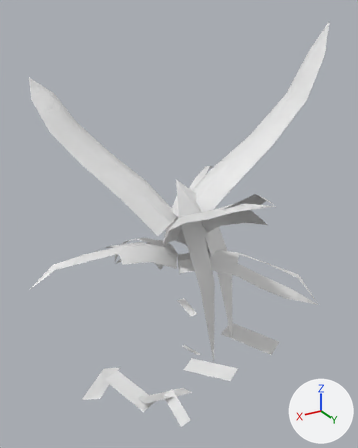
An edit to the OBJ model game/assets/models/plants/SM_Plant_HeliconiaClump_Leaf_LOD1.obj, drawn before and after from the same camera.
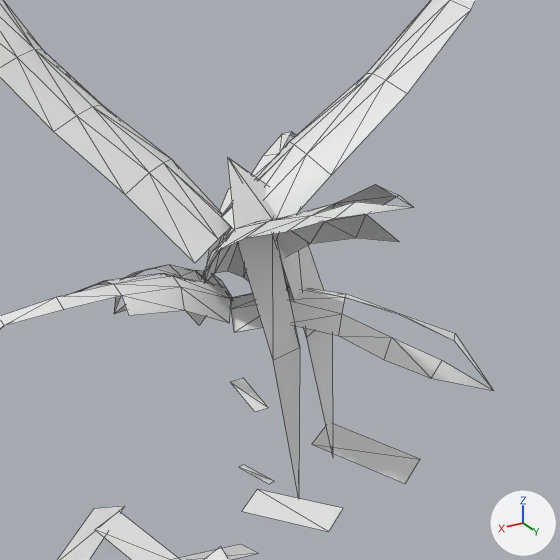
Old and new are each drawn whole from a camera (50 mm lens) standing at (2.13, 3.61, 3.22) and looking at (0.03, 0.1, 1.47) and again close up on the part from 15% to 99% of the width and 21% to 88% of the height. Lighting does not change. The marker at lower right points along +X, +Y and +Z. The first two pictures are the older version. The close-ups show mesh edges as thin lines. Where no turn or scale is listed for an object, it has been applied to the vertices. Vertices at exactly the same position are counted once.

Objects in the first close-up: 'SM_Plant_HeliconiaClump_Leaf_LOD1'.
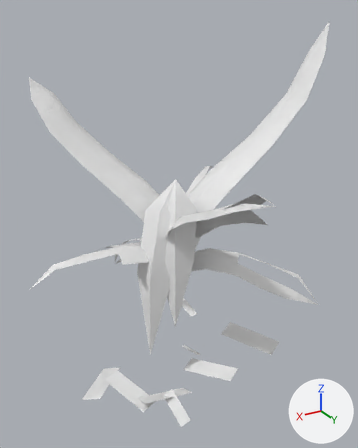
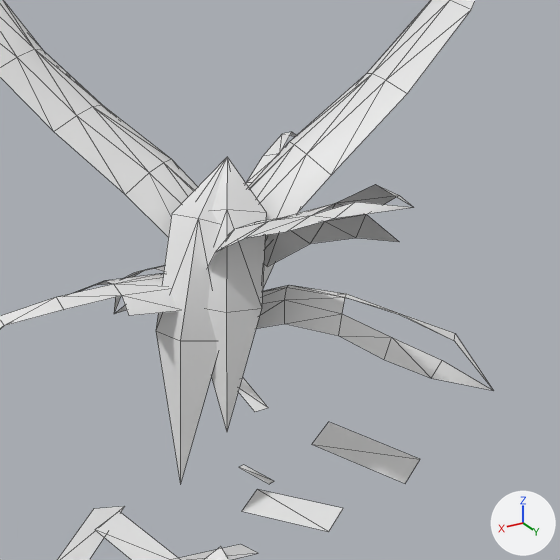
Where the change shows, as pixel boxes [x1, y1, x2, y2] in the close-ups (560 x 560 px; the box of a moved part takes in the faces that stretch with it):
part 1 of me_sm_plant_heliconiaclump_leaf_lod1, moved or reshaped: before [228, 157, 333, 498]; after [156, 157, 266, 484]

Diff of the bpy script that builds the scene:
```diff
--- a/game/assets/models/plants/SM_Plant_HeliconiaClump_Leaf_LOD1.obj.py
+++ b/game/assets/models/plants/SM_Plant_HeliconiaClump_Leaf_LOD1.obj.py
@@ me_sm_plant_heliconiaclump_leaf_lod1 @@
 me_sm_plant_heliconiaclump_leaf_lod1.from_pydata(...)  # 219 vertices, 234 faces; spans x -1.4..1.37, y -1.33..1.5, z -0.04..3.15
 # used by ob_sm_plant_heliconiaclump_leaf_lod1; location = (0.0, 0.0, 0.0)
-me_sm_plant_heliconiaclump_leaf_lod1.vertices[205].co = (0.12, 0.26, 1.58)
-me_sm_plant_heliconiaclump_leaf_lod1.vertices[206].co = (-0.1, 0.25, 1.61)  # pixel (272, 219)
-me_sm_plant_heliconiaclump_leaf_lod1.vertices[207].co = (-0.24, 0.06, 1.55)
-me_sm_plant_heliconiaclump_leaf_lod1.vertices[208].co = (0.02, 0.44, 0.97)  # pixel (272, 360)
-me_sm_plant_heliconiaclump_leaf_lod1.vertices[209].co = (-0.16, 0.41, 0.98)  # pixel (299, 347)
-me_sm_plant_heliconiaclump_leaf_lod1.vertices[210].co = (-0.27, 0.21, 0.96)  # pixel (294, 328)
-me_sm_plant_heliconiaclump_leaf_lod1.vertices[211].co = (-0.17, 0.44, 0.06)
-me_sm_plant_heliconiaclump_leaf_lod1.vertices[212].co = (-0.08, 0.27, 1.54)  # pixel (272, 234)
-me_sm_plant_heliconiaclump_leaf_lod1.vertices[213].co = (-0.29, 0.15, 1.61)
-me_sm_plant_heliconiaclump_leaf_lod1.vertices[214].co = (-0.33, -0.06, 1.58)
-me_sm_plant_heliconiaclump_leaf_lod1.vertices[215].co = (-0.26, 0.33, 0.96)  # pixel (306, 337)
-me_sm_plant_heliconiaclump_leaf_lod1.vertices[216].co = (-0.48, 0.25, 0.99)
-me_sm_plant_heliconiaclump_leaf_lod1.vertices[217].co = (-0.54, 0.09, 0.99)
-me_sm_plant_heliconiaclump_leaf_lod1.vertices[218].co = (-0.51, 0.27, 0.1)  # pixel (332, 458)
+# me_sm_plant_heliconiaclump_leaf_lod1 part 1
+me_sm_plant_heliconiaclump_leaf_lod1.vertices[205].co = (0.24, 0.03, 1.63)
+me_sm_plant_heliconiaclump_leaf_lod1.vertices[206].co = (0.12, 0.2, 1.68)  # pixel (226, 209)
+me_sm_plant_heliconiaclump_leaf_lod1.vertices[207].co = (-0.07, 0.24, 1.64)  # pixel (266, 212)
+me_sm_plant_heliconiaclump_leaf_lod1.vertices[208].co = (0.3, 0.17, 1.22)
+me_sm_plant_heliconiaclump_leaf_lod1.vertices[209].co = (0.21, 0.33, 1.23)  # pixel (226, 312)
+me_sm_plant_heliconiaclump_leaf_lod1.vertices[210].co = (0.03, 0.36, 1.22)  # pixel (261, 308)
+me_sm_plant_heliconiaclump_leaf_lod1.vertices[211].co = (0.22, 0.35, 0.58)  # pixel (226, 432)
+me_sm_plant_heliconiaclump_leaf_lod1.vertices[212].co = (0.28, -0.05, 1.61)  # pixel (171, 213)
+me_sm_plant_heliconiaclump_leaf_lod1.vertices[213].co = (0.24, 0.14, 1.64)  # pixel (198, 218)
+me_sm_plant_heliconiaclump_leaf_lod1.vertices[214].co = (0.06, 0.24, 1.58)
+me_sm_plant_heliconiaclump_leaf_lod1.vertices[215].co = (0.45, 0.08, 1.08)  # pixel (155, 330)
+me_sm_plant_heliconiaclump_leaf_lod1.vertices[216].co = (0.4, 0.23, 1.09)  # pixel (180, 340)
+me_sm_plant_heliconiaclump_leaf_lod1.vertices[217].co = (0.21, 0.3, 1.07)
+me_sm_plant_heliconiaclump_leaf_lod1.vertices[218].co = (0.43, 0.25, 0.29)  # pixel (180, 484)
```
